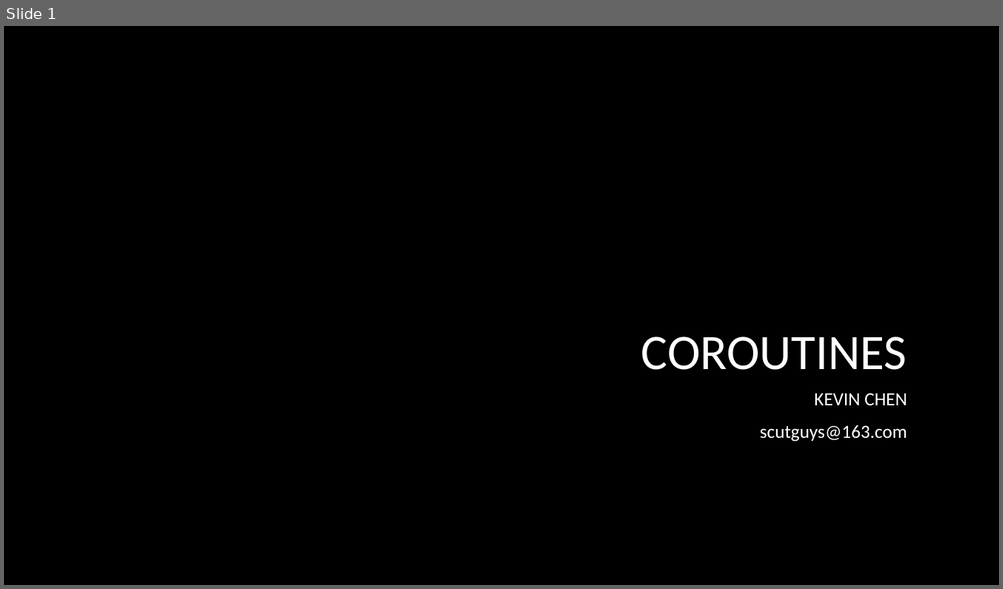
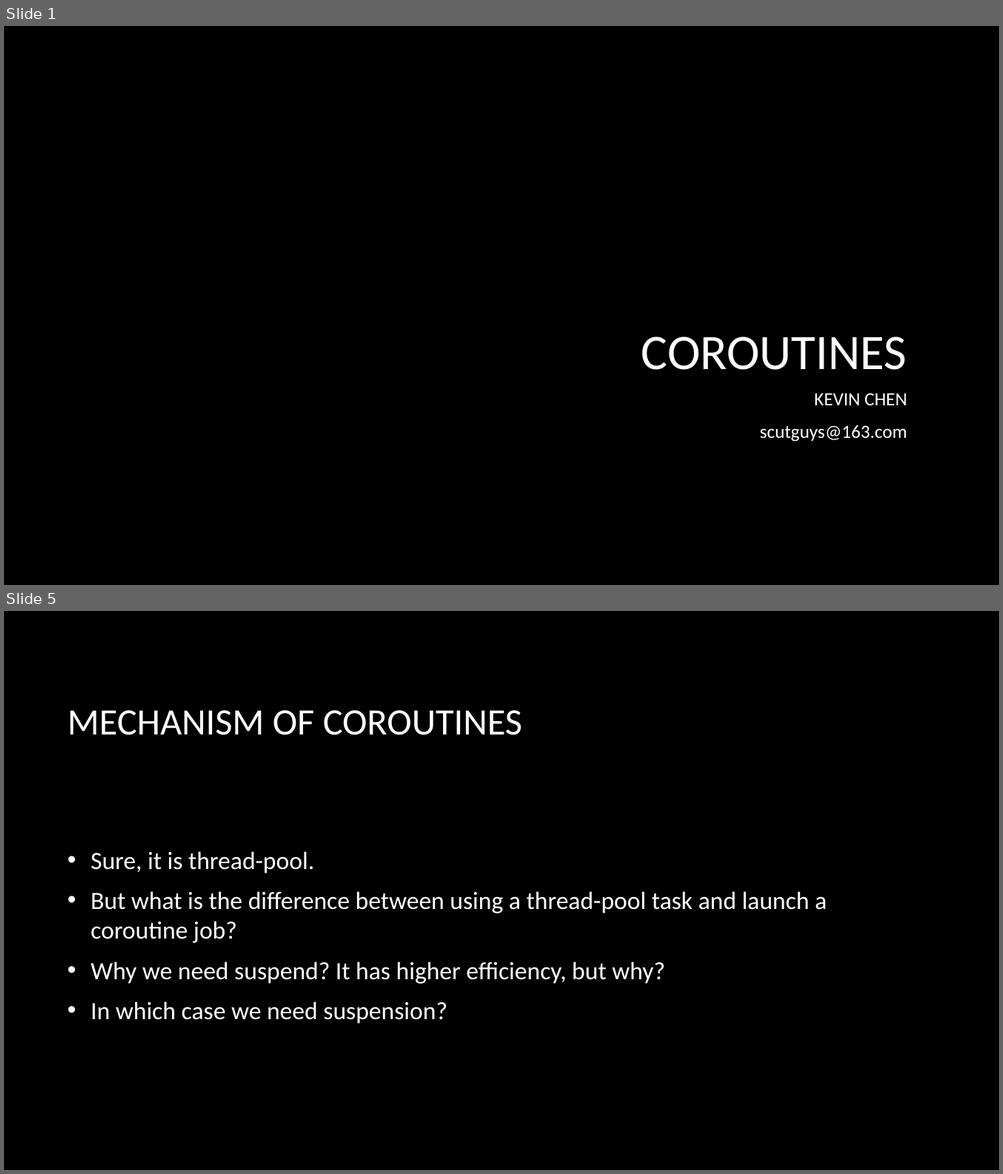
Before and after one commit to czf0613/android-tutorial, a slide deck: ppt/Coroutines.pptx. Shown one above the other, each under a label of ours: slide 1 before the commit, slides 1 and 5 after it; the slides between them are not shown. The pictures are 1003x589 and 1003x1174 pixels, drawn with LibreOffice and Linux fonts; fonts in the diff are those of the drawing; background and template pictures are left out. Boxes give left, top, right and bottom in pixels: in the first picture for what was removed or moved away, otherwise in the second. Text is boxed around its words. In the diff, an @@ line names an element or a change of style, - is before the commit and + after.

```diff
--- a/ppt/Coroutines.pptx
+++ b/ppt/Coroutines.pptx
@@ slide 5 added at bbox=[4, 611, 999, 1170], background picture (left out) @@
@@ title added at bbox=[68, 710, 522, 735], 36 pt, text #FFFFFF @@
+MECHANISM OF COROUTINES
@@ text added at bbox=[91, 851, 826, 1024], 24 pt, text #FFFFFF @@
+• Sure, it is thread-pool.
+• But what is the difference between using a thread-pool task and launch a coroutine job?
+• Why we need suspend? It has higher efficiency, but why?
+• In which case we need suspension?
```
Also in this commit, not shown: 6 other slides added, 1 slide removed.
